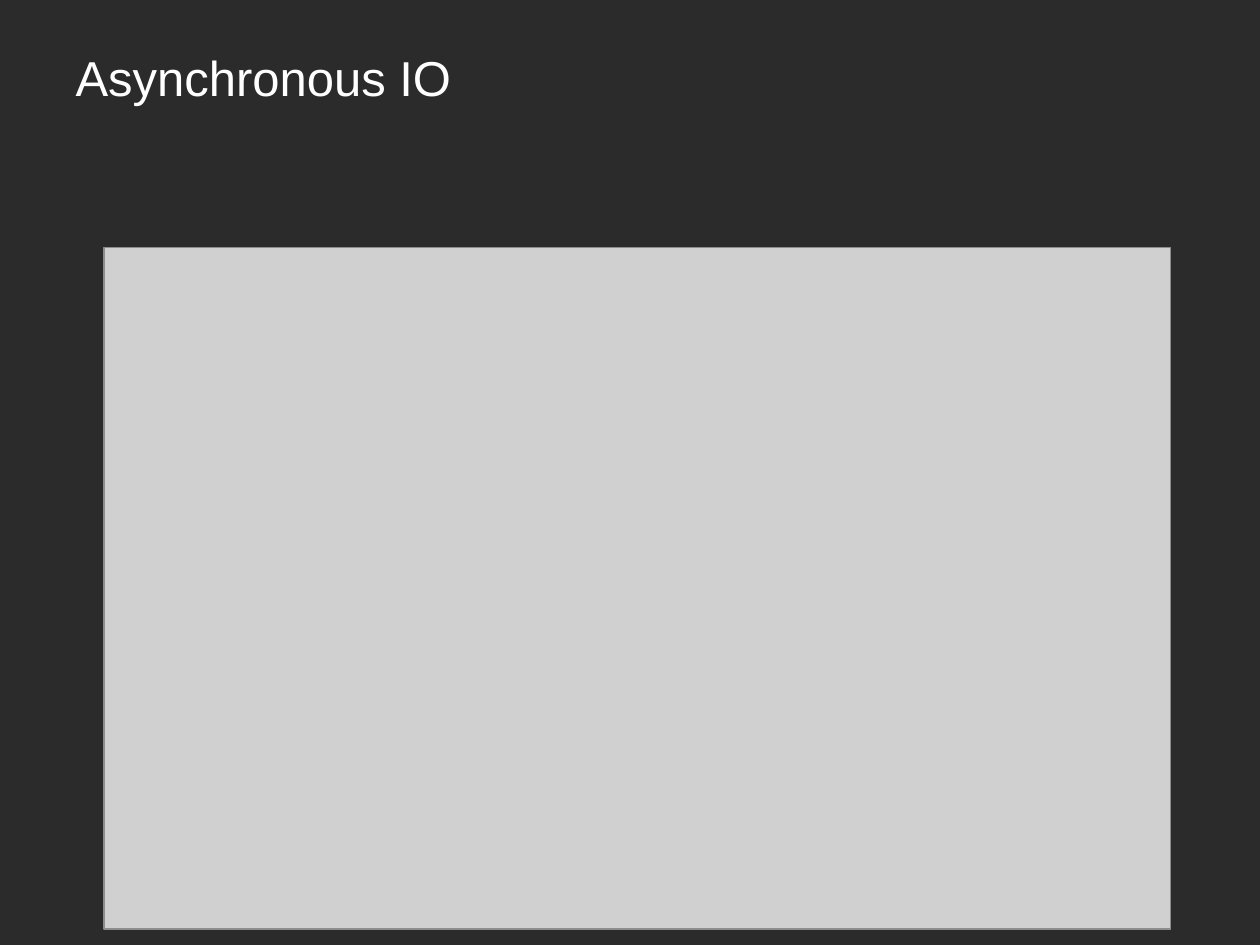
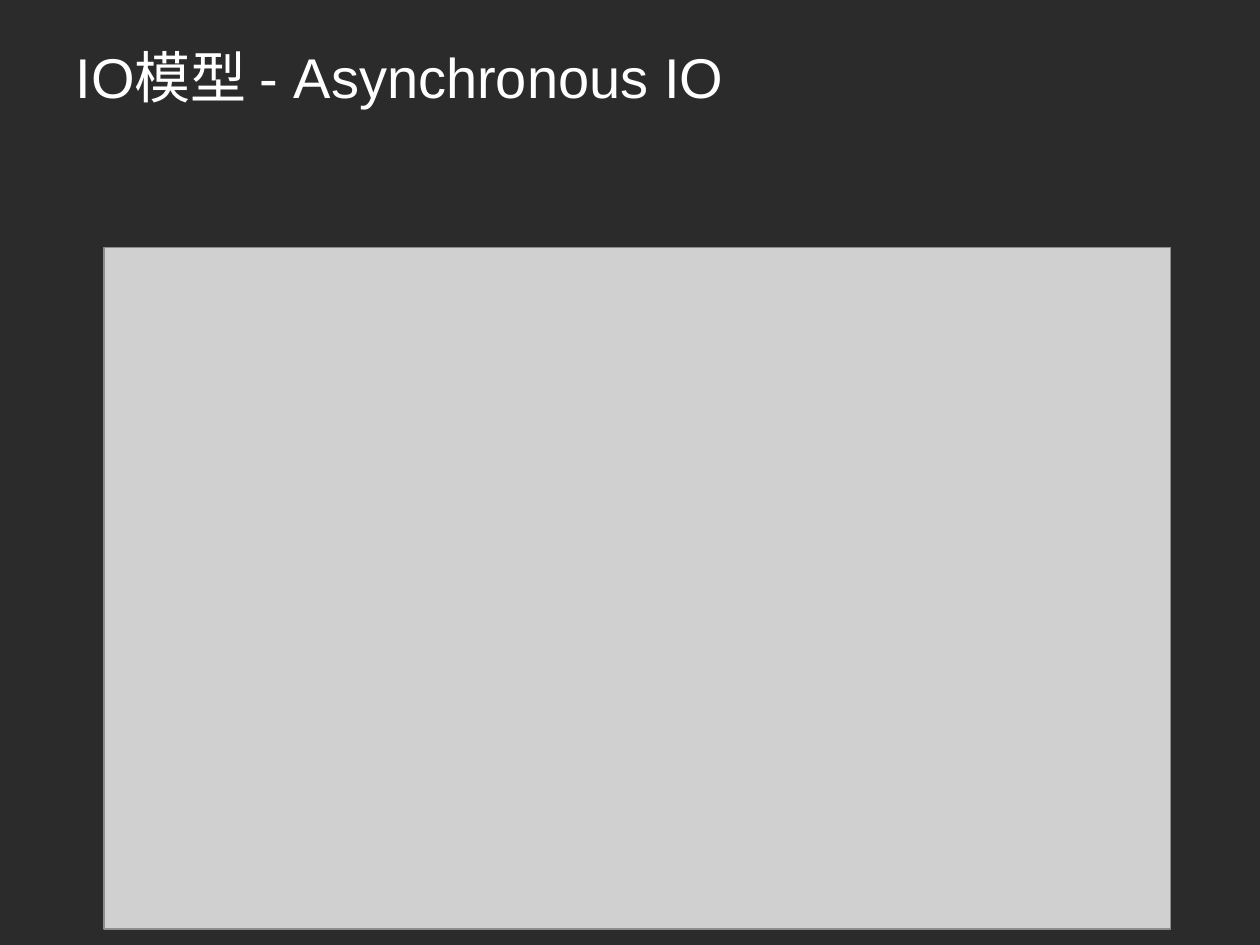
Before and after one commit to yilong7797/01-document, a slide deck: slide 11 of 05-netty/netty.pptx (slide 9 before the commit). Drawn at 1260x945 pixels with LibreOffice and Linux fonts; fonts in the diff are those of the drawing; grey boxes stand for pictures; background and template pictures are left out; a plain dark background stands for a picture behind light text. Boxes give left, top, right and bottom in pixels: in the first picture for what was removed or moved away, otherwise in the second. Text is boxed around its words. In the diff, an @@ line names an element or a change of style, - is before the commit and + after.

```diff
--- a/05-netty/netty.pptx
+++ b/05-netty/netty.pptx
@@ title at (76,54,723,109): text changed; size 28 to 32 pt @@
-Asynchronous IO
+IO模型 - Asynchronous IO
```
Also in this commit, not shown: 14 other slides changed, 21 slides added, 18 slides removed, 1 other file.
